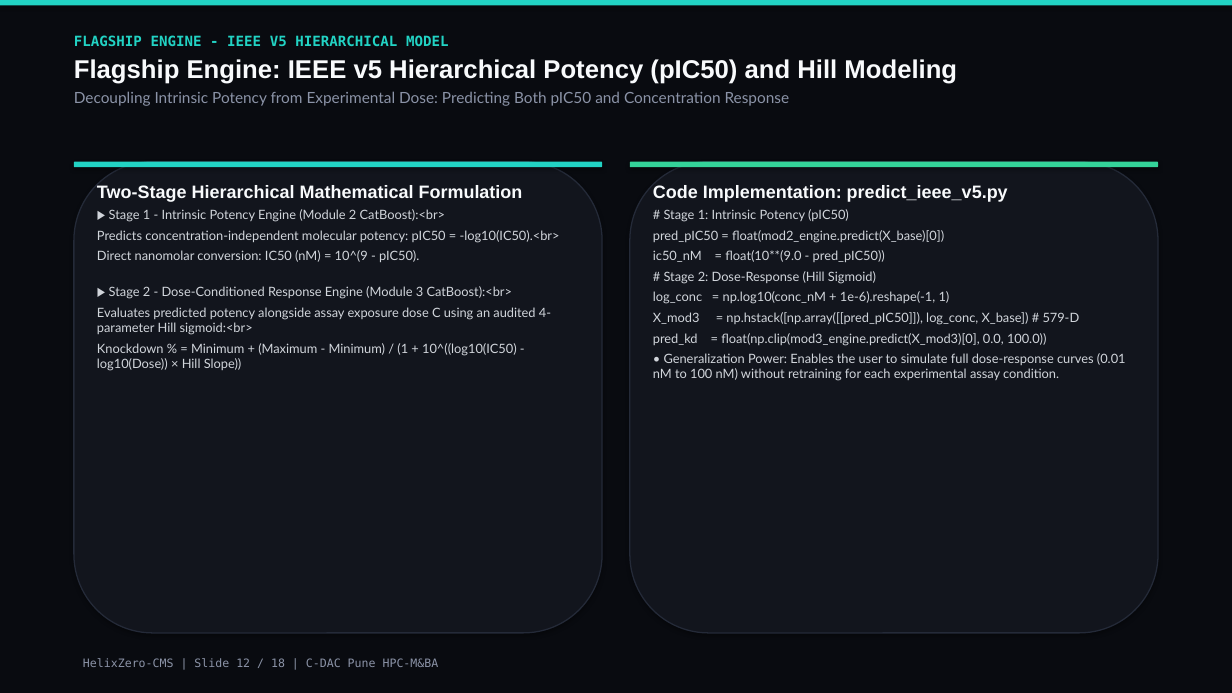
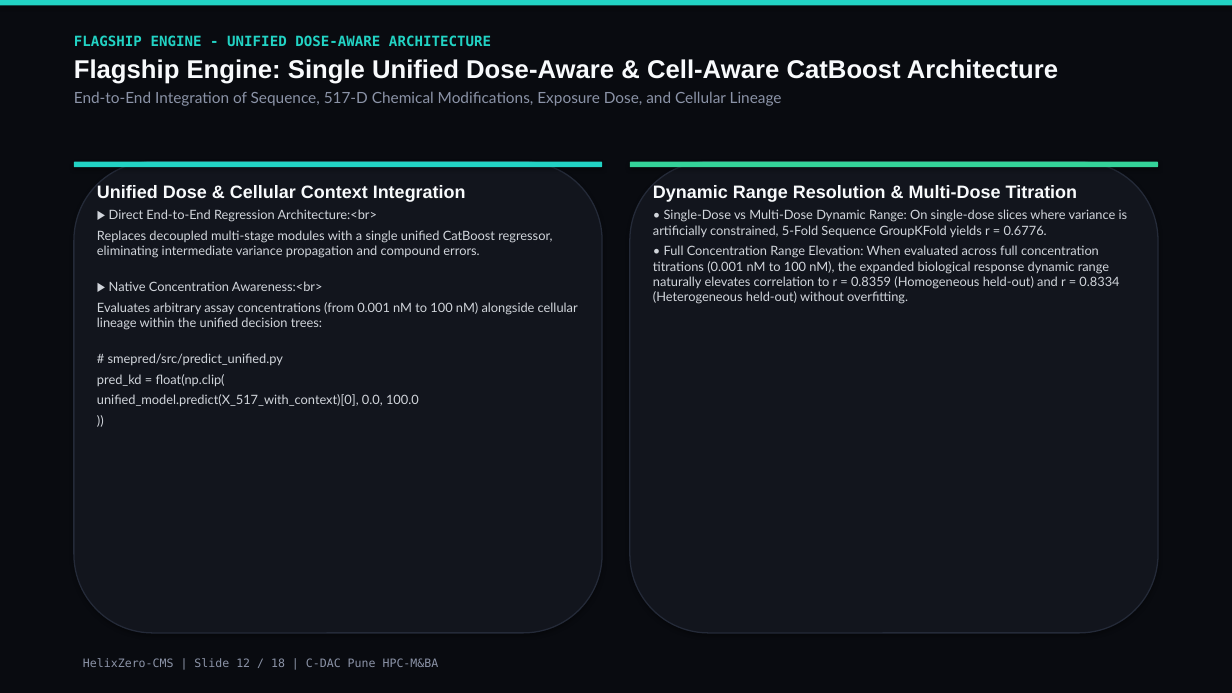
Before and after one commit to nitinjadhav888/Helixzerocms-CDAC, a slide deck: slide 12 of Paper/HelixZero_Software_Presentation.pptx. Drawn at 1232x693 pixels with LibreOffice and Linux fonts; fonts in the diff are those of the drawing. Boxes give left, top, right and bottom in pixels: in the first picture for what was removed or moved away, otherwise in the second. Text is boxed around its words. In the diff, an @@ line names an element or a change of style, - is before the commit and + after.

Commit message:
feat(unified-model): deploy retrained dose-aware CatBoost, update UI dropdowns, verified benchmarks and presentation suite

```diff
--- a/Paper/HelixZero_Software_Presentation.pptx
+++ b/Paper/HelixZero_Software_Presentation.pptx
@@ text at (74,35,1058,106): text changed @@
-FLAGSHIP ENGINE - IEEE V5 HIERARCHICAL MODEL
-Flagship Engine: IEEE v5 Hierarchical Potency (pIC50) and Hill Modeling
-Decoupling Intrinsic Potency from Experimental Dose: Predicting Both pIC50 and Concentration Response
+FLAGSHIP ENGINE - UNIFIED DOSE-AWARE ARCHITECTURE
+Flagship Engine: Single Unified Dose-Aware & Cell-Aware CatBoost Architecture
+End-to-End Integration of Sequence, 517-D Chemical Modifications, Exposure Dose, and Cellular Lineage
@@ text at (97,185,578,406): text changed @@
-Two-Stage Hierarchical Mathematical Formulation
-▶ Stage 1 - Intrinsic Potency Engine (Module 2 CatBoost):<br>
-Predicts concentration-independent molecular potency: pIC50 = -log10(IC50).<br>
-Direct nanomolar conversion: IC50 (nM) = 10^(9 - pIC50).
-▶ Stage 2 - Dose-Conditioned Response Engine (Module 3 CatBoost):<br>
-Evaluates predicted potency alongside assay exposure dose C using an audited 4-parameter Hill sigmoid:<br>
-Knockdown % = Minimum + (Maximum - Minimum) / (1 + 10^((log10(IC50) - log10(Dose)) × Hill Slope))
+Unified Dose & Cellular Context Integration
+▶ Direct End-to-End Regression Architecture:<br>
+Replaces decoupled multi-stage modules with a single unified CatBoost regressor, eliminating intermediate variance propagation and compound errors.
+▶ Native Concentration Awareness:<br>
+Evaluates arbitrary assay concentrations (from 0.001 nM to 100 nM) alongside cellular lineage within the unified decision trees:
+# smepred/src/predict_unified.py
+pred_kd = float(np.clip(
+unified_model.predict(X_517_with_context)[0], 0.0, 100.0
+))
@@ text at (653,185,1128,304): text changed @@
-Code Implementation: predict_ieee_v5.py
-# Stage 1: Intrinsic Potency (pIC50)
-pred_pIC50 = float(mod2_engine.predict(X_base)[0])
-ic50_nM = float(10**(9.0 - pred_pIC50))
-# Stage 2: Dose-Response (Hill Sigmoid)
-log_conc = np.log10(conc_nM + 1e-6).reshape(-1, 1)
-X_mod3 = np.hstack([np.array([[pred_pIC50]]), log_conc, X_base]) # 579-D
-pred_kd = float(np.clip(mod3_engine.predict(X_mod3)[0], 0.0, 100.0))
-• Generalization Power: Enables the user to simulate full dose-response curves (0.01 nM to 100 nM) without retraining for each experimental assay condition.
+Dynamic Range Resolution & Multi-Dose Titration
+• Single-Dose vs Multi-Dose Dynamic Range: On single-dose slices where variance is artificially constrained, 5-Fold Sequence GroupKFold yields r = 0.6776.
+• Full Concentration Range Elevation: When evaluated across full concentration titrations (0.001 nM to 100 nM), the expanded biological response dynamic range naturally elevates correlation to r = 0.8359 (Homogeneous held-out) and r = 0.8334 (Heterogeneous held-out) without overfitting.
```
Also in this commit, not shown: 9 other slides changed, 41 other files.
